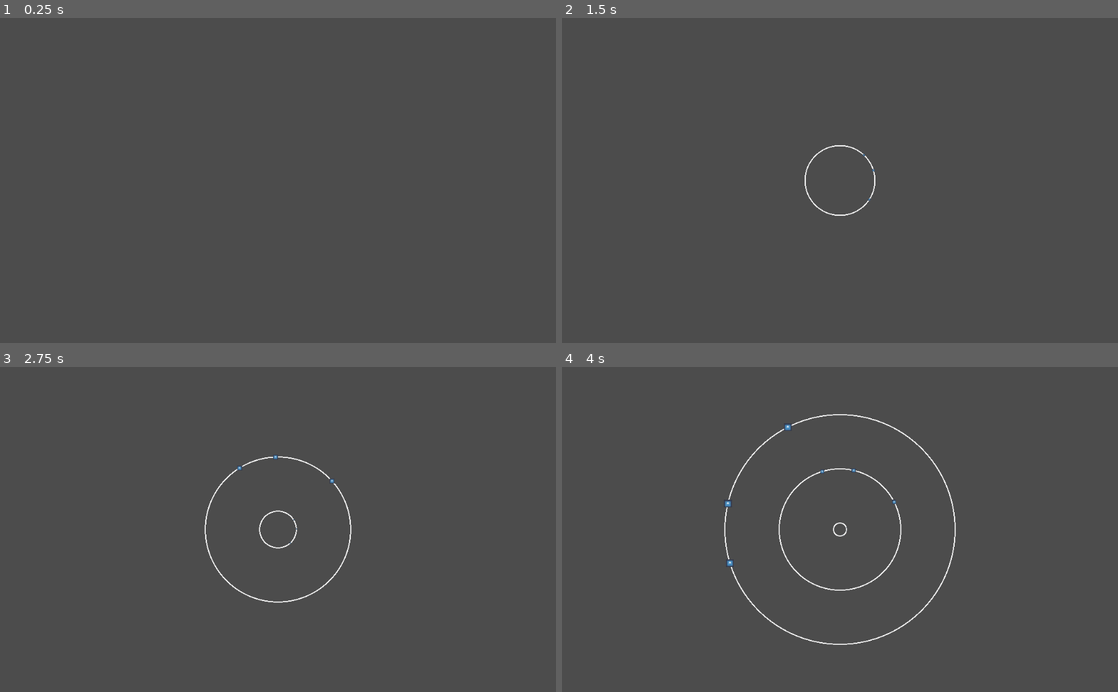
Above: before the commit, frames 1-4 (two rows, left to right).
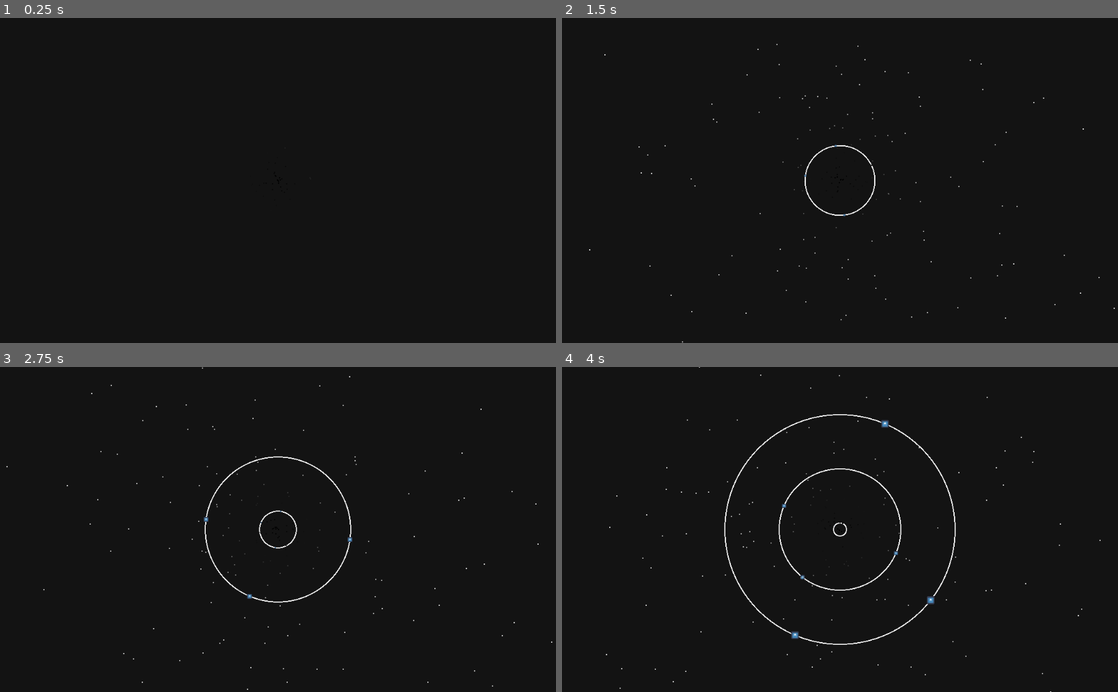
Above: after the commit, the same moments.

Repository: KennyTheBard/WormholeEscape
Game: Godot game, scene res://Wormhole.tscn
The game is run twice, just before and just after one commit, with the same random seed, the same clock (stepped at 60 frames per second) and the same inputs. The project has no main scene, so this scene is started directly. The engine's default icon, where the game draws it, is replaced by a stand-in: a white triangle on a blue panel in a dark square.
Inputs:
- Up to frame 1 (0.25 s): no input
- Up to frame 2 (1.5 s): tap Enter at 0.5 s; tap Space (advance) at 0.6, 1.35 s
- Up to frame 3 (2.75 s): tap Space (advance) at 2.1 s
- Up to frame 4 (4 s): tap Space (advance) at 2.85, 3.6 s

The runs differ from the first frame. In frame 1, 100% of the frame differs, in the area x 0-100%, y 0-100%; in frame 2, 100%; in frame 3, 100%; in frame 4, 99%.

Commit message:
Created wormhole background

Diff:
--- a/Ring.gd
+++ b/Ring.gd
@@ -8,16 +8,13 @@
 var radius : float = 0
 var ring_rotation : float = 0
 
-var image : Image = Image.new()
-var texture : ImageTexture = ImageTexture.new()
-
-var bomb_positions : Array = [275, 325, 355]
+var bomb_positions : Array
+var bomb_texture : ImageTexture
 
 
-# Called when the node enters the scene tree for the first time.
-func _ready():
-	image.load("res://icon.png")
-	texture.create_from_image(image)
+func init(bomb_texture : ImageTexture, bomb_positions : Array = []):
+	self.bomb_texture = bomb_texture
+	self.bomb_positions = bomb_positions
 
 
 func _process(delta):
@@ -32,7 +29,7 @@
 		var radians = deg2rad(pos + ring_rotation)
 		var bomb_position = Vector2(cos(radians), -sin(radians)) * radius
 		var bomb_size = Vector2(radius / 15, radius / 15)
-		draw_texture_rect(texture, Rect2(bomb_position - bomb_size/2, bomb_size), false)
+		draw_texture_rect(bomb_texture, Rect2(bomb_position - bomb_size/2, bomb_size), false)
 
 
 func increase_radius(radius : float, transition_period : float = 1.0) -> void:
--- a/Wormhole.gd
+++ b/Wormhole.gd
@@ -12,9 +12,13 @@
 var rings : Array = []
 var advancing : bool = false
 
+var image : Image = Image.new()
+var bomb_texture : ImageTexture = ImageTexture.new()
+
 # Called when the node enters the scene tree for the first time.
 func _ready():
-	pass # Replace with function body.
+	image.load("res://icon.png")
+	bomb_texture.create_from_image(image)
 
 
 # Called every frame. 'delta' is the elapsed time since the previous frame.
@@ -32,6 +36,7 @@
 	# add a new ring to the scene
 	var instance = ring_scene.instance()
 	instance.global_position = center.global_position
+	instance.init(bomb_texture, [45, 120, 225])
 	rings.push_back(instance)
 	ring_container.add_child(instance)
 
--- a/Wormhole.tscn
+++ b/Wormhole.tscn
@@ -1,9 +1,43 @@
-[gd_scene load_steps=2 format=2]
+[gd_scene load_steps=7 format=2]
 
 [ext_resource path="res://Wormhole.gd" type="Script" id=1]
 
+[sub_resource type="Gradient" id=1]
+offsets = PoolRealArray( 0 )
+colors = PoolColorArray( 0.0784314, 0.0784314, 0.0784314, 1 )
+
+[sub_resource type="GradientTexture" id=2]
+gradient = SubResource( 1 )
+
+[sub_resource type="Gradient" id=4]
+offsets = PoolRealArray( 0, 0.167203, 0.379421, 1 )
+colors = PoolColorArray( 0, 0, 0, 1, 0.073955, 0.073955, 0.073955, 1, 0.726688, 0.726688, 0.726688, 1, 1, 1, 1, 1 )
+
+[sub_resource type="GradientTexture" id=5]
+gradient = SubResource( 4 )
+
+[sub_resource type="ParticlesMaterial" id=3]
+flag_disable_z = true
+spread = 180.0
+gravity = Vector3( 0, 0, 0 )
+initial_velocity = 100.0
+orbit_velocity = 0.0
+orbit_velocity_random = 0.0
+linear_accel = 100.0
+radial_accel = 100.0
+color_ramp = SubResource( 5 )
+
 [node name="Wormhole" type="Node2D"]
 script = ExtResource( 1 )
+
+[node name="TextureRect" type="TextureRect" parent="."]
+margin_right = 1034.0
+margin_bottom = 615.0
+texture = SubResource( 2 )
+expand = true
+__meta__ = {
+"_edit_use_anchors_": false
+}
 
 [node name="Center" type="Position2D" parent="."]
 position = Vector2( 512, 300 )
@@ -12,4 +46,12 @@
 
 [node name="AdvancingTimer" type="Timer" parent="."]
 one_shot = true
+
+[node name="Particles2D" type="Particles2D" parent="."]
+position = Vector2( 512, 300 )
+scale = Vector2( 2, 2 )
+amount = 200
+lifetime = 1.25
+visibility_rect = Rect2( -250, -150, 500, 300 )
+process_material = SubResource( 3 )
 [connection signal="timeout" from="AdvancingTimer" to="." method="_on_AdvancingTimer_timeout"]
